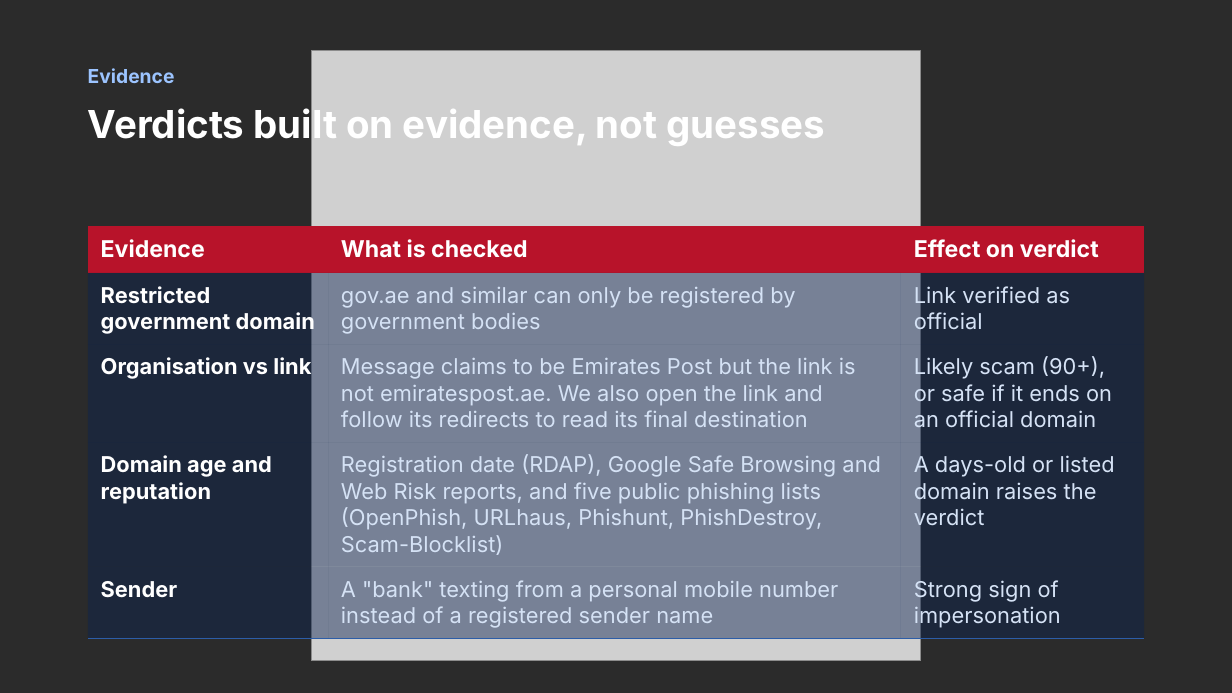
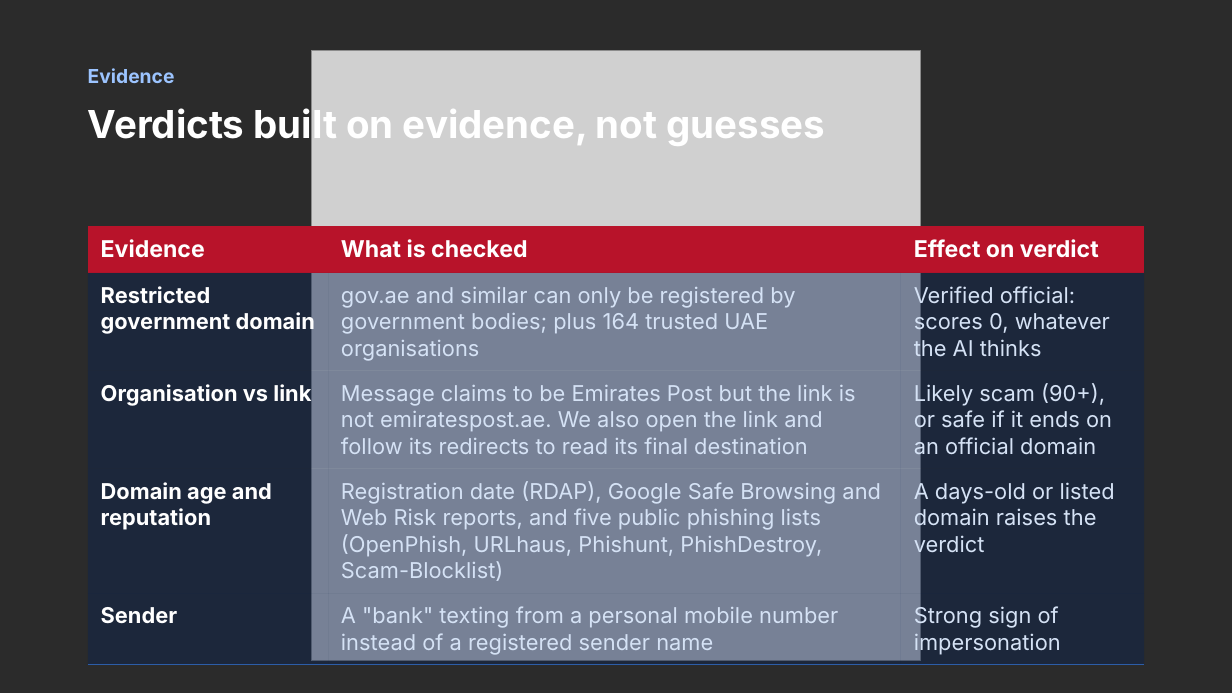
Before and after one commit to Heavy70/TheYaqiz, a slide deck: slide 7 of docs/TheYaqiz-Presentation-EN-AR.pptx. Drawn at 1232x693 pixels with LibreOffice and Linux fonts; fonts in the diff are those of the drawing; grey boxes stand for pictures; background and template pictures are left out; a plain dark background stands for a picture behind light text. Boxes give left, top, right and bottom in pixels: in the first picture for what was removed or moved away, otherwise in the second. Text is boxed around its words. In the diff, an @@ line names an element or a change of style, - is before the commit and + after.

```diff
--- a/docs/TheYaqiz-Presentation-EN-AR.pptx
+++ b/docs/TheYaqiz-Presentation-EN-AR.pptx
@@ table at (x1=88, y1=226, x2=1144, y2=659) @@
-row 2, column 2: gov.ae and similar can only be registered by government bodies
+row 2, column 2: gov.ae and similar can only be registered by government bodies; plus 164 trusted UAE organisations
-row 2, column 3: Link verified as official
+row 2, column 3: Verified official: scores 0, whatever the AI thinks
```
Also in this commit, not shown: 9 other slides changed, 2 other files.
